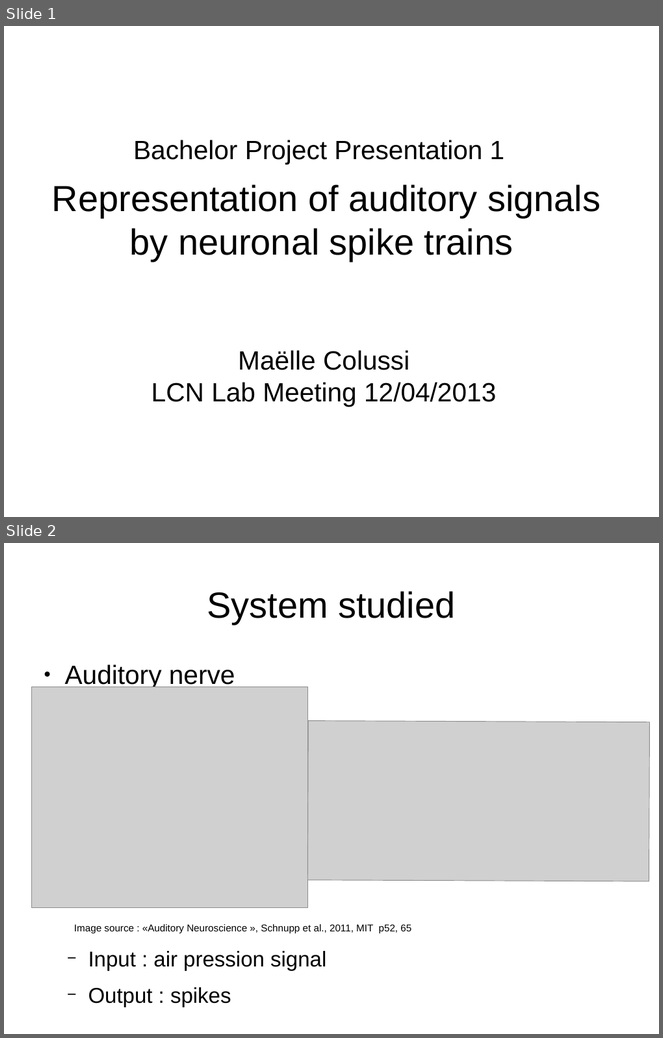
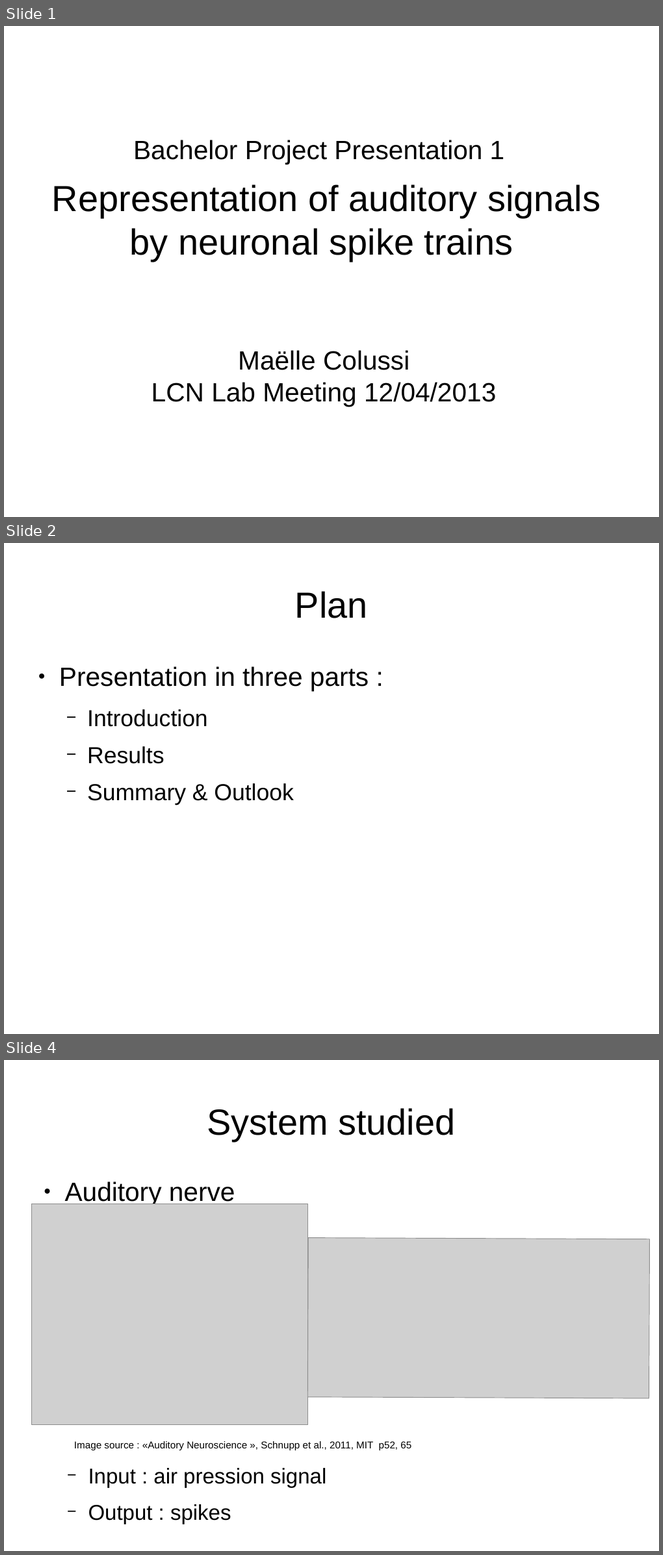
Before and after one commit to MaelleC/auditory-things, a slide deck: presentation/pres1.odp. Shown one above the other, each under a label of ours: slides 1 and 2 before the commit, slides 1, 2 and 4 after it; the slides between them are not shown. The pictures are 663x1038 and 663x1555 pixels, drawn with LibreOffice and Linux fonts; fonts in the diff are those of the drawing; grey boxes stand for pictures. Boxes give left, top, right and bottom in pixels: in the first picture for what was removed or moved away, otherwise in the second. Text is boxed around its words. In the diff, an @@ line names an element or a change of style, - is before the commit and + after.

```diff
--- a/presentation/pres1.odp
+++ b/presentation/pres1.odp
@@ slide 2 added at [4, 543, 659, 1034], background #FFFFFF @@
@@ title added at [295, 591, 368, 618], 44 pt, text #000000 @@
+Plan
@@ text added at [59, 667, 369, 805], 28 pt, text #000000 @@
+● Presentation in three parts :
+  − Introduction
+  − Results
+  − Summary & Outlook
@@ what was slide 2 is now slide 4 @@
```
Also in this commit, not shown: 2 other slides added, 13 other files.
